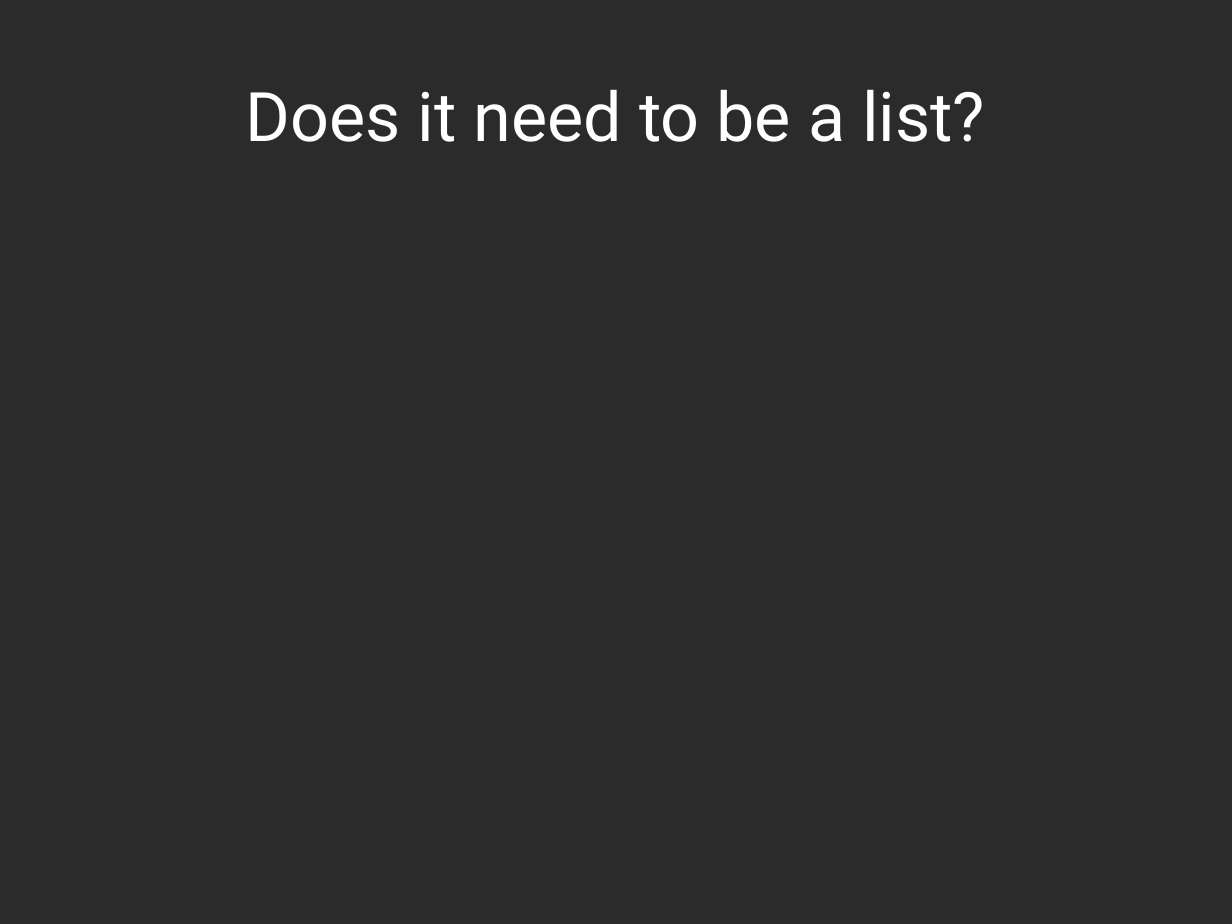
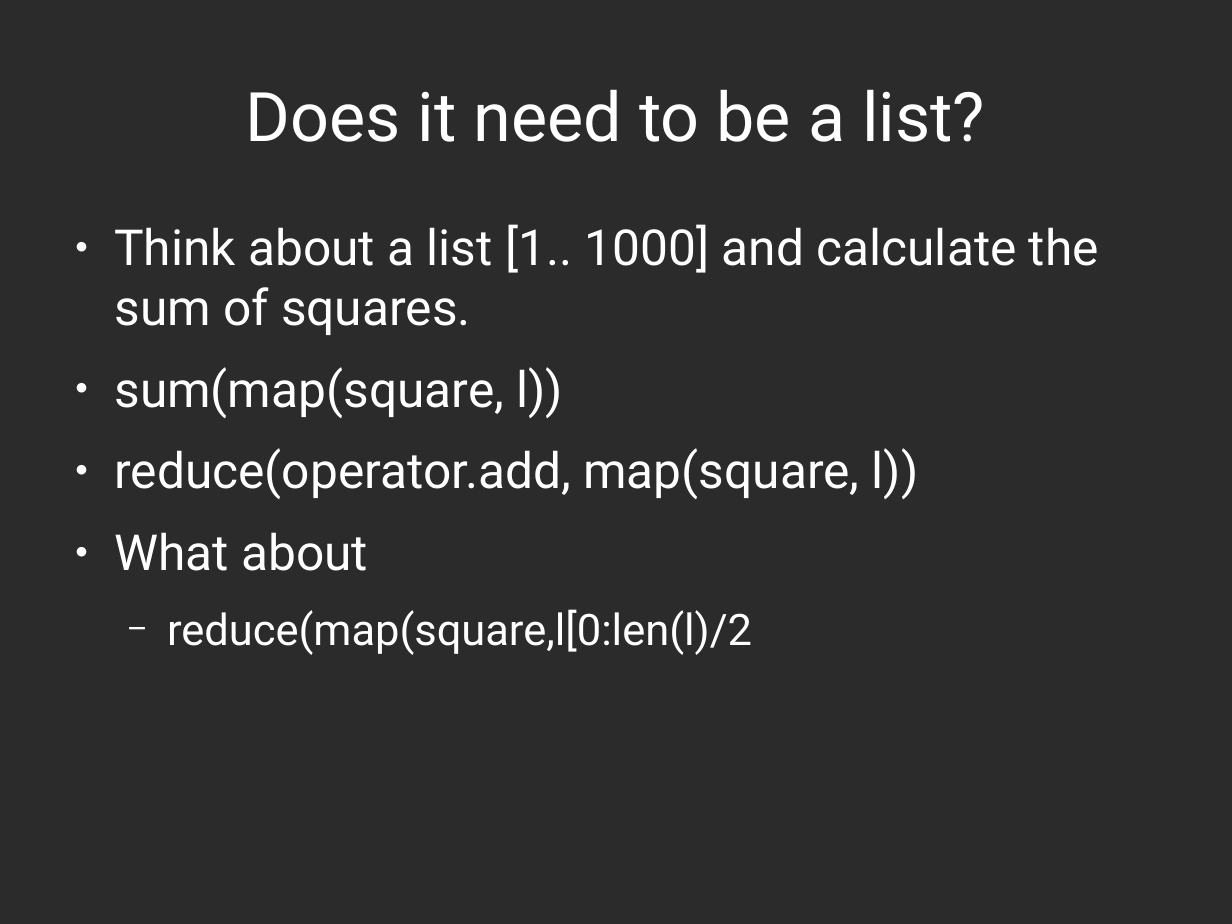
Before and after one commit to abramhindle/python-iteration-talk, a slide deck: slide 16 of iteration-talk.odp (slide 15 before the commit). Drawn at 1232x924 pixels with LibreOffice and Linux fonts; fonts in the diff are those of the drawing; background and template pictures are left out; a plain dark background stands for a picture behind light text. Boxes give left, top, right and bottom in pixels: in the first picture for what was removed or moved away, otherwise in the second. Text is boxed around its words. In the diff, an @@ line names an element or a change of style, - is before the commit and + after.

Commit message:
latest stuff with reduce

```diff
--- a/iteration-talk.odp
+++ b/iteration-talk.odp
@@ text added at [114,224,1099,655], 32 pt, text #FFFFFF @@
+● Think about a list [1.. 1000] and calculate the sum of squares.
+● sum(map(square, l))
+● reduce(operator.add, map(square, l))
+● What about
+  − reduce(map(square,l[0:len(l)/2
```
Also in this commit, not shown: 1 other slide changed, 2 slides added, 1 slide removed, 1 other file.
